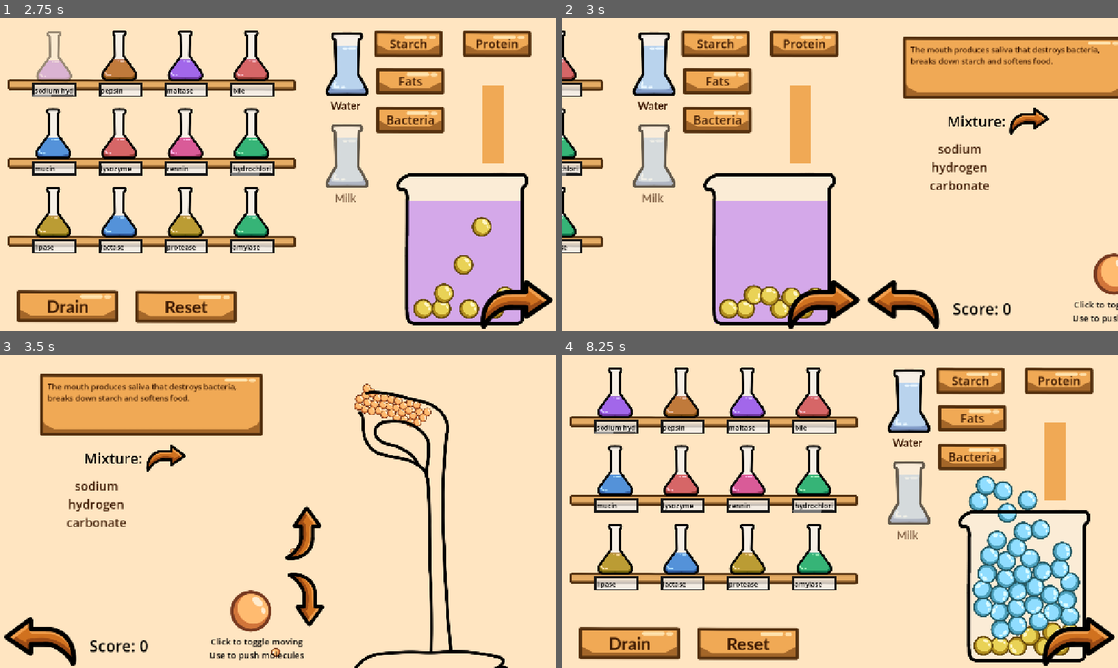
Above: before the commit, frames 1-4 (two rows, left to right).
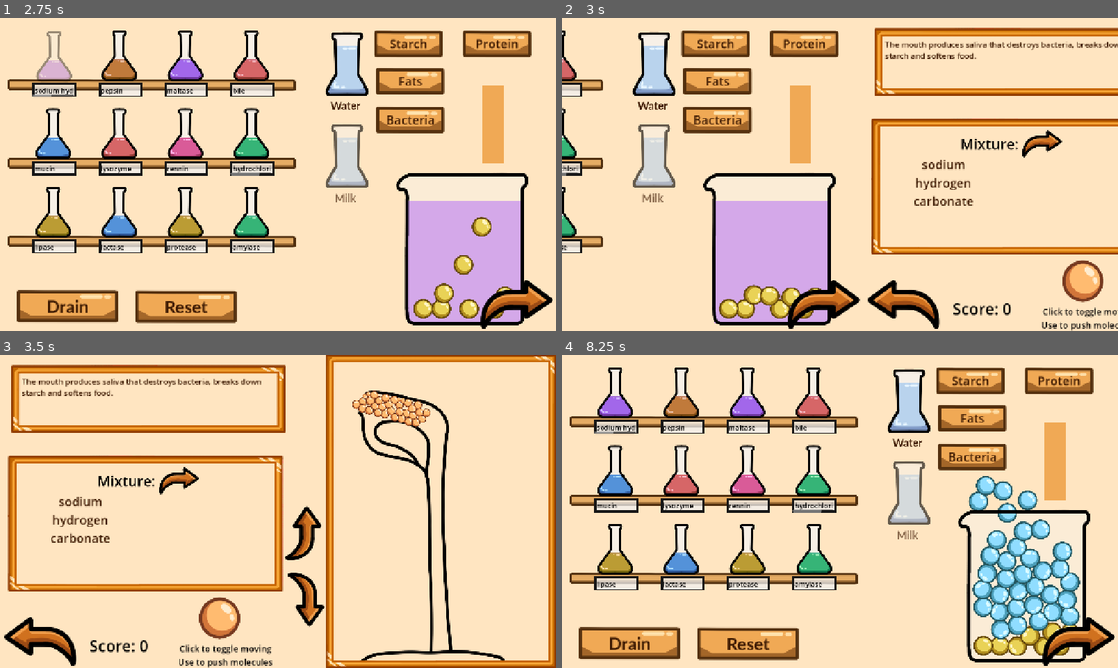
Above: after the commit, the same moments.

Repository: Fae-aof/Digestion-Junction
Game: Godot game, scene res://Digestion Track/track_level.tscn
Same seed, same stepped clock (60 frames per second), same inputs: the game is played once before the commit and once after it.
Inputs (mouse positions are in pixels of both pictures, inside the frame that each line leads up to):
- Up to frame 1 (2.75 s): click (494, 124) at 0.5 s; click "Starch" at 1.25 s; click (55, 55) at 2.02 s
- Up to frame 2 (3 s): click (1079, 305) at 2.75 s
- Up to frame 3 (3.5 s): no input
- Up to frame 4 (8.25 s): click (600, 642) at 3.5 s; click "Drain" at 4.25 s; click "Protein" at 5 s; tap Enter every 0.75 s from 5.75 to 8 s; move the mouse to (962, 495) at 5.77 s; hold Right 5.78-6.53 s; tap Alt at 5.85, 7.35 s; click (962, 495) at 5.92 s; move the mouse to (728, 527) at 6.52 s; hold Down (ui_down) 6.53-7.28 s; tap Shift at 6.6, 8.1 s; move the mouse to (895, 442) at 7.27 s; hold Right 7.28-8.03 s; move the mouse to (812, 574) at 8.02 s; hold Up from 8.03 s (still down); click (812, 574) at 8.17 s

Frame 1 is identical in both runs. In frame 2, 15% of the frame differs, in the area x 55-100%, y 3-100%; in frame 3, 23%, in the area x 1-100%, y 0-100%; in frame 4, 0.5%.

Commit message:
New screen ui for digestive track
- Tweeked the peristalsis so that it feels smoother and more satisfying
- Drew screen panels for the ui
- Added the panels and edited the ui layouts

Diff:
--- a/digestion-junction/Digestion Track/peristalsis_node.gd
+++ b/digestion-junction/Digestion Track/peristalsis_node.gd
@@ -4,7 +4,7 @@
 @onready var right_push: CollisionPolygon2D = $"Right Push"
 
 var first = true
-var decay = 20
+var decay = 23
 
 func _ready() -> void:
 	var time = 0.2
@@ -17,11 +17,11 @@
 	if first:
 		await get_tree().create_timer(0.2).timeout
 		first = false
-	var time = 0.7
+	var time = 0.6
 	var tweenR = create_tween()
-	tweenR.tween_property(right_push, "position", right_push.position + Vector2(0, 20), time)
+	tweenR.tween_property(right_push, "position", right_push.position + Vector2(0, 18), time)
 	var tweenL = create_tween()
-	tweenL.tween_property(left_push, "position", left_push.position + Vector2(0, 20), time)
+	tweenL.tween_property(left_push, "position", left_push.position + Vector2(0, 18), time)
 	decay -= 1
 	if decay <= 0:
 		queue_free()
--- a/digestion-junction/Digestion Track/peristalsis_node.tscn
+++ b/digestion-junction/Digestion Track/peristalsis_node.tscn
@@ -10,12 +10,12 @@
 
 [node name="Left Push" type="CollisionPolygon2D" parent="." unique_id=992433173]
 position = Vector2(-66, 0)
-polygon = PackedVector2Array(-32, -25, 49.845, -37, 46.845, -29, 37, -25, 23, 27, -29, 35)
+polygon = PackedVector2Array(-32, -25, 55, -37, 45, -25, 35, -22, 23, 17, -29, 22)
 
 [node name="Right Push" type="CollisionPolygon2D" parent="." unique_id=1066573836]
 position = Vector2(66, 0)
 scale = Vector2(-1, 1)
-polygon = PackedVector2Array(-32, -25, 47, -37, 44, -30, 33, -24, 23, 28, -32, 31)
+polygon = PackedVector2Array(-32, -25, 50, -37, 44, -27, 31, -21, 23, 15, -32, 23)
 
 [node name="Area2D" type="Area2D" parent="." unique_id=786581198 groups=["peri"]]
 
--- a/digestion-junction/Digestion Track/track.gd
+++ b/digestion-junction/Digestion Track/track.gd
@@ -87,5 +87,5 @@
 		for i in peristalsis_parent.get_children():
 			i.move()
 		cooldown -= 1
-		await get_tree().create_timer(0.8).timeout
+		await get_tree().create_timer(0.6).timeout
 		peri_ready = true
--- a/digestion-junction/Digestion Track/track_level.gd
+++ b/digestion-junction/Digestion Track/track_level.gd
@@ -9,7 +9,10 @@
 @onready var part_label: Label = $"Part Label"
 @onready var track: StaticBody2D = $"Track Spot/Track"
 @onready var score: Label = $Score
-@onready var components: GridContainer = $Components
+@onready var components: GridContainer = $Answers2/MarginContainer/Components
+
+
+var at_lab = true
 
 @onready var answer_text: RichTextLabel = $Answers/MarginContainer/RichTextLabel
 var labels
@@ -25,10 +28,11 @@
 
 var not_moving = true
 
-var sections = ["At Mouth", "At Stomach", "At Small Intestine"]
+var sections = 0
 var guide = ["The mouth produces saliva that destroys bacteria, breaks down starch and softens food."]
 
 #Peristalsis
+var peri_startable = false
 @onready var but_mark2: Marker2D = $"Game Panel/Marker2D"
 @onready var but_mark: Marker2D = $"Game Panel/Marker2D2"
 @onready var button: Button = $"Game Panel/Button"
@@ -36,33 +40,38 @@
 
 func _process(delta: float) -> void:
 	score.text = "Score: " + str(track.score)
+	if sections > 0 and peri_startable:
+		game_panel.show()
 
 
 func _ready() -> void:
 	labels = components.get_children()
-	part_label.text = sections.pop_front()
 	answers = track.current_ans
 	answer_text.text = guide[0]
 	track.connect("peri_start", peri_start)
 
 func _on_to_track_pressed() -> void:
-	for i in labels:
-		i.text = ""
-		i.add_theme_color_override("font_color", Color("3c1902"))
-	var count = 0
-	for i in solution_maker.components:
-		labels[count].text = i
-		count += 1
-	var tween = create_tween()
-	tween.tween_property(camera, "global_position", camera.global_position + Vector2(1280, 0), 0.4)
+	if at_lab:
+		for i in labels:
+			i.text = ""
+			i.add_theme_color_override("font_color", Color("3c1902"))
+		var count = 0
+		for i in solution_maker.components:
+			labels[count].text = i
+			count += 1
+		var tween = create_tween()
+		tween.tween_property(camera, "global_position", camera.global_position + Vector2(1280, 0), 0.4)
+		at_lab = false
 
 func _on_to_lab_pressed() -> void:
-	var tween = create_tween()
-	tween.tween_property(camera, "global_position", camera.global_position - Vector2(1280, 0), 0.4)
-
+	if !at_lab:
+		var tween = create_tween()
+		tween.tween_property(camera, "global_position", camera.global_position - Vector2(1280, 0), 0.4)
+		at_lab = true
 
 func _on_pour_solution_pressed() -> void:
 	track.area_complete()
+	sections += 1
 	var incorrect = solution_maker.components.duplicate()
 	for i in solution_maker.components:
 		if answers.has(i):
@@ -70,7 +79,6 @@
 			if !correct.has(i):
 				correct.append(i)
 				done_count += 1
-	label.text = ""
 	for i in labels:
 		if correct.has(i.text):
 			i.add_theme_color_override("font_color", Color("196b00"))
@@ -81,8 +89,6 @@
 		answers = track.current_ans
 		correct = []
 		done_count = 0
-		if sections != []:
-			part_label.text = sections.pop_front()
 	#for i in correct:
 		#label.push_color("196b00")
 		#label.append_text(i + "\n")
@@ -138,7 +144,7 @@
 
 func _on_button_pressed() -> void:
 	button.global_position = Vector2(randf_range(but_mark.global_position.x, but_mark2.global_position.x), randf_range(but_mark.global_position.y, but_mark2.global_position.y))
-	track.decay = 1
+	track.decay = 1.5
 
 func peri_start():
-	game_panel.show()
+	peri_startable = true
--- a/digestion-junction/Digestion Track/track_level.tscn
+++ b/digestion-junction/Digestion Track/track_level.tscn
@@ -8,11 +8,11 @@
 [ext_resource type="PackedScene" uid="uid://co71wxdgxlkv" path="res://Spawner/spawner.tscn" id="6_44aes"]
 [ext_resource type="Script" uid="uid://chscomoh11xkm" path="res://Digestion Track/track_spawner.gd" id="7_44aes"]
 [ext_resource type="Resource" uid="uid://boticvbrbrxsk" path="res://Digestion Track/Resources/small_mol_list.tres" id="8_x4dda"]
-[ext_resource type="StyleBox" uid="uid://dxe7ss00688x1" path="res://Styleboxes/Button Orange.tres" id="9_bjocj"]
 [ext_resource type="PackedScene" uid="uid://d2a7eqi5tg1lh" path="res://Digestion Track/Track Molecule.tscn" id="9_hoved"]
+[ext_resource type="StyleBox" uid="uid://br3eucqjtj0sg" path="res://Styleboxes/Orange Screen.tres" id="10_vp72e"]
 [ext_resource type="Texture2D" uid="uid://dj21tvj7oexi1" path="res://Sprites/Molecules/mol_maltose.png" id="11_hoved"]
 [ext_resource type="Script" uid="uid://b6m6hpnev7tx3" path="res://Digestion Track/push.gd" id="12_c1ukn"]
-[ext_resource type="StyleBox" uid="uid://cab7kik7st1l2" path="res://Styleboxes/Text Input White.tres" id="13_vp72e"]
+[ext_resource type="Texture2D" uid="uid://ci5311r6qhqwo" path="res://Sprites/Artboard 2.png" id="13_vp72e"]
 [ext_resource type="Texture2D" uid="uid://bfol37kc2g5p1" path="res://Sprites/Molecules/mol_starch.png" id="14_4e0s8"]
 
 [sub_resource type="StyleBoxFlat" id="StyleBoxFlat_1vivr"]
@@ -20,6 +20,13 @@
 
 [sub_resource type="CircleShape2D" id="CircleShape2D_1vivr"]
 radius = 41.04875
+
+[sub_resource type="StyleBoxTexture" id="StyleBoxTexture_4e0s8"]
+texture = ExtResource("13_vp72e")
+texture_margin_left = 35.0
+texture_margin_top = 35.0
+texture_margin_right = 35.0
+texture_margin_bottom = 35.0
 
 [node name="Track Level" type="CanvasLayer" unique_id=1752386766]
 layer = 2
@@ -63,78 +70,57 @@
 [node name="Camera2D" type="Camera2D" parent="." unique_id=529686251 groups=["movable"]]
 anchor_mode = 0
 
-[node name="Solution Marker" type="Marker2D" parent="." unique_id=785830186]
-position = Vector2(1872.9999, 448)
-scale = Vector2(1.5875236, 1.5875236)
-
-[node name="Spawner" parent="." unique_id=261790585 instance=ExtResource("6_44aes")]
-position = Vector2(2174, 112)
+[node name="Track Spot" type="Node2D" parent="." unique_id=14424720]
+top_level = true
+position = Vector2(2315, 169)
+
+[node name="Track" parent="Track Spot" unique_id=1179901484 instance=ExtResource("5_x4dda")]
+position = Vector2(-22, 534)
+
+[node name="Track Spawner" parent="Track Spot" unique_id=261790585 instance=ExtResource("6_44aes")]
+position = Vector2(-141, -57)
 script = ExtResource("7_44aes")
 molecule_list = ExtResource("8_x4dda")
 small_mol = ExtResource("9_hoved")
 num = 35
 cooldown = 5.0
 
-[node name="Bottom_Right" parent="Spawner" index="1" unique_id=41511551]
+[node name="Bottom_Right" parent="Track Spot/Track Spawner" index="1" unique_id=41511551]
 position = Vector2(19, 9)
 
-[node name="Track Spot" type="Node2D" parent="." unique_id=14424720]
-top_level = true
-position = Vector2(2315, 169)
-
-[node name="Track" parent="Track Spot" unique_id=1179901484 instance=ExtResource("5_x4dda")]
-position = Vector2(-22, 534)
-
-[node name="Components List" type="Panel" parent="." unique_id=2067161380 groups=["movable"]]
-visible = false
+[node name="Track Screen" type="Panel" parent="." unique_id=2067161380 groups=["movable"]]
 anchors_preset = 1
 anchor_left = 1.0
 anchor_right = 1.0
-offset_left = 887.0
-offset_top = 31.0
-offset_right = 1178.0
-offset_bottom = 337.0
+offset_left = 749.0
+offset_top = -3.0
+offset_right = 1282.0
+offset_bottom = 721.0
 grow_horizontal = 0
-theme_override_styles/panel = ExtResource("9_bjocj")
-
-[node name="MarginContainer" type="MarginContainer" parent="Components List" unique_id=1269726109]
+theme_override_styles/panel = ExtResource("10_vp72e")
+
+[node name="Answers" type="Panel" parent="." unique_id=1169240014 groups=["movable"]]
+anchors_preset = 1
+anchor_left = 1.0
+anchor_right = 1.0
+offset_left = 25.0
+offset_top = 23.0
+offset_right = 658.0
+offset_bottom = 179.0
+grow_horizontal = 0
+theme_override_styles/panel = ExtResource("10_vp72e")
+
+[node name="MarginContainer" type="MarginContainer" parent="Answers" unique_id=2098558659]
 layout_mode = 1
 anchors_preset = 15
 anchor_right = 1.0
 anchor_bottom = 1.0
 grow_horizontal = 2
 grow_vertical = 2
-theme_override_constants/margin_left = 20
-theme_override_constants/margin_top = 20
-theme_override_constants/margin_right = 20
-theme_override_constants/margin_bottom = 20
-
-[node name="RichTextLabel" type="RichTextLabel" parent="Components List/MarginContainer" unique_id=815600437]
-layout_mode = 2
-theme_override_font_sizes/normal_font_size = 24
-
-[node name="Answers" type="Panel" parent="." unique_id=1169240014 groups=["movable"]]
-anchors_preset = 1
-anchor_left = 1.0
-anchor_right = 1.0
-offset_left = 89.0
-offset_top = 40.0
-offset_right = 609.0
-offset_bottom = 189.0
-grow_horizontal = 0
-theme_override_styles/panel = ExtResource("9_bjocj")
-
-[node name="MarginContainer" type="MarginContainer" parent="Answers" unique_id=2098558659]
-layout_mode = 1
-anchors_preset = 15
-anchor_right = 1.0
-anchor_bottom = 1.0
-grow_horizontal = 2
-grow_vertical = 2
-theme_override_constants/margin_left = 20
-theme_override_constants/margin_top = 20
-theme_override_constants/margin_right = 20
-theme_override_constants/margin_bottom = 20
+theme_override_constants/margin_left = 25
+theme_override_constants/margin_top = 25
+theme_override_constants/margin_right = 25
+theme_override_constants/margin_bottom = 25
 
 [node name="RichTextLabel" type="RichTextLabel" parent="Answers/MarginContainer" unique_id=981664788]
 layout_mode = 2
@@ -182,10 +168,10 @@
 text = "Score: "
 
 [node name="Push" type="Button" parent="." unique_id=1504845376 groups=["movable"]]
-offset_left = 1803.0
-offset_top = 536.0
-offset_right = 1911.0
-offset_bottom = 644.0
+offset_left = 1731.0
+offset_top = 552.0
+offset_right = 1839.0
+offset_bottom = 660.0
 pivot_offset = Vector2(52, 56)
 icon = ExtResource("11_hoved")
 flat = true
@@ -209,11 +195,132 @@
 Use to push molecules"
 horizontal_alignment = 1
 
-[node name="Pour Solution" type="Button" parent="." unique_id=968672212 groups=["movable"]]
-offset_left = 1468.0
-offset_top = 204.0
-offset_right = 1911.6366
-offset_bottom = 326.0
+[node name="Answers2" type="Panel" parent="." unique_id=1261696820 groups=["movable"]]
+anchors_preset = 1
+anchor_left = 1.0
+anchor_right = 1.0
+offset_left = 19.0
+offset_top = 231.0
+offset_right = 652.0
+offset_bottom = 545.0
+grow_horizontal = 0
+theme_override_styles/panel = ExtResource("10_vp72e")
+
+[node name="MarginContainer" type="MarginContainer" parent="Answers2" unique_id=84726359 groups=["movable"]]
+layout_mode = 1
+anchors_preset = 15
+anchor_right = 1.0
+anchor_bottom = 1.0
+grow_horizontal = 2
+grow_vertical = 2
+theme_override_constants/margin_left = 20
+theme_override_constants/margin_top = 89
+theme_override_constants/margin_right = 20
+theme_override_constants/margin_bottom = 20
+
+[node name="Components" type="GridContainer" parent="Answers2/MarginContainer" unique_id=246910602 groups=["movable"]]
+layout_mode = 2
+size_flags_horizontal = 4
+size_flags_vertical = 4
+theme_override_constants/h_separation = 20
+columns = 3
+
+[node name="Label" type="Label" parent="Answers2/MarginContainer/Components" unique_id=1157815933]
+custom_minimum_size = Vector2(130, 0)
+layout_mode = 2
+size_flags_horizontal = 4
+theme_override_colors/font_color = Color(0.23529412, 0.09803922, 0.007843138, 1)
+theme_override_font_sizes/font_size = 28
+text = "Starch"
+horizontal_alignment = 1
+autowrap_mode = 2
+
+[node name="Label2" type="Label" parent="Answers2/MarginContainer/Components" unique_id=904629848]
+custom_minimum_size = Vector2(130, 0)
+layout_mode = 2
+size_flags_horizontal = 4
+theme_override_colors/font_color = Color(0.23529412, 0.09803922, 0.007843138, 1)
+theme_override_font_sizes/font_size = 28
+text = "Starch"
+horizontal_alignment = 1
+autowrap_mode = 2
+
+[node name="Label3" type="Label" parent="Answers2/MarginContainer/Components" unique_id=322065580]
+custom_minimum_size = Vector2(130, 0)
+layout_mode = 2
+size_flags_horizontal = 4
+theme_override_colors/font_color = Color(0.23529412, 0.09803922, 0.007843138, 1)
+theme_override_font_sizes/font_size = 28
+text = "Starch"
+horizontal_alignment = 1
+autowrap_mode = 2
+
+[node name="Label4" type="Label" parent="Answers2/MarginContainer/Components" unique_id=142363359]
+custom_minimum_size = Vector2(130, 0)
+layout_mode = 2
+size_flags_horizontal = 4
+theme_override_colors/font_color = Color(0.23529412, 0.09803922, 0.007843138, 1)
+theme_override_font_sizes/font_size = 28
+text = "Starch"
+horizontal_alignment = 1
+autowrap_mode = 2
+
+[node name="Label5" type="Label" parent="Answers2/MarginContainer/Components" unique_id=1776962081]
+custom_minimum_size = Vector2(130, 0)
+layout_mode = 2
+size_flags_horizontal = 4
+theme_override_colors/font_color = Color(0.23529412, 0.09803922, 0.007843138, 1)
+theme_override_font_sizes/font_size = 28
+text = "Starch"
+horizontal_alignment = 1
+autowrap_mode = 2
+
+[node name="Label6" type="Label" parent="Answers2/MarginContainer/Components" unique_id=1987434540]
+custom_minimum_size = Vector2(130, 0)
+layout_mode = 2
+size_flags_horizontal = 4
+theme_override_colors/font_color = Color(0.23529412, 0.09803922, 0.007843138, 1)
+theme_override_font_sizes/font_size = 28
+text = "Starch"
+horizontal_alignment = 1
+autowrap_mode = 2
+
+[node name="Label7" type="Label" parent="Answers2/MarginContainer/Components" unique_id=800144340]
+custom_minimum_size = Vector2(130, 0)
+layout_mode = 2
+size_flags_horizontal = 4
+theme_override_colors/font_color = Color(0.23529412, 0.09803922, 0.007843138, 1)
+theme_override_font_sizes/font_size = 28
+text = "Starch"
+horizontal_alignment = 1
+autowrap_mode = 2
+
+[node name="Label8" type="Label" parent="Answers2/MarginContainer/Components" unique_id=1758487664]
+custom_minimum_size = Vector2(130, 0)
+layout_mode = 2
+size_flags_horizontal = 4
+theme_override_colors/font_color = Color(0.23529412, 0.09803922, 0.007843138, 1)
+theme_override_font_sizes/font_size = 28
+text = "Starch"
+horizontal_alignment = 1
+autowrap_mode = 2
+
+[node name="Label9" type="Label" parent="Answers2/MarginContainer/Components" unique_id=1084656157]
+custom_minimum_size = Vector2(130, 0)
+layout_mode = 2
+size_flags_horizontal = 4
+theme_override_colors/font_color = Color(0.23529412, 0.09803922, 0.007843138, 1)
+theme_override_font_sizes/font_size = 28
+text = "Starch"
+horizontal_alignment = 1
+autowrap_mode = 2
+
+[node name="Pour Solution" type="Button" parent="Answers2" unique_id=968672212 groups=["movable"]]
+layout_mode = 0
+offset_left = 199.0
+offset_top = 25.0
+offset_right = 642.6366
+offset_bottom = 147.0
 scale = Vector2(0.55, 0.55)
 theme_override_colors/font_color = Color(0, 0, 0, 1)
 theme_override_font_sizes/font_size = 60
@@ -222,99 +329,41 @@
 flat = true
 icon_alignment = 2
 
-[node name="Components" type="GridContainer" parent="." unique_id=246910602 groups=["movable"]]
-offset_left = 1437.0
-offset_top = 282.0
-offset_right = 1741.0001
-offset_bottom = 519.0
-theme_override_constants/h_separation = 20
-columns = 2
-
-[node name="Label" type="Label" parent="Components" unique_id=1157815933]
-custom_minimum_size = Vector2(130, 0)
-layout_mode = 2
-theme_override_colors/font_color = Color(0.23529412, 0.09803922, 0.007843138, 1)
-theme_override_font_sizes/font_size = 28
-text = "Starch"
-horizontal_alignment = 1
-autowrap_mode = 2
-
-[node name="Label2" type="Label" parent="Components" unique_id=904629848]
-custom_minimum_size = Vector2(130, 0)
-layout_mode = 2
-theme_override_colors/font_color = Color(0.23529412, 0.09803922, 0.007843138, 1)
-theme_override_font_sizes/font_size = 28
-text = "Starch"
-horizontal_alignment = 1
-autowrap_mode = 2
-
-[node name="Label3" type="Label" parent="Components" unique_id=322065580]
-custom_minimum_size = Vector2(130, 0)
-layout_mode = 2
-theme_override_colors/font_color = Color(0.23529412, 0.09803922, 0.007843138, 1)
-theme_override_font_sizes/font_size = 28
-text = "Starch"
-horizontal_alignment = 1
-autowrap_mode = 2
-
-[node name="Label4" type="Label" parent="Components" unique_id=142363359]
-custom_minimum_size = Vector2(130, 0)
-layout_mode = 2
-theme_override_colors/font_color = Color(0.23529412, 0.09803922, 0.007843138, 1)
-theme_override_font_sizes/font_size = 28
-text = "Starch"
-horizontal_alignment = 1
-autowrap_mode = 2
-
-[node name="Label5" type="Label" parent="Components" unique_id=1776962081]
-custom_minimum_size = Vector2(130, 0)
-layout_mode = 2
-theme_override_colors/font_color = Color(0.23529412, 0.09803922, 0.007843138, 1)
-theme_override_font_sizes/font_size = 28
-text = "Starch"
-horizontal_alignment = 1
-autowrap_mode = 2
-
-[node name="Label6" type="Label" parent="Components" unique_id=1987434540]
-custom_minimum_size = Vector2(130, 0)
-layout_mode = 2
-theme_override_colors/font_color = Color(0.23529412, 0.09803922, 0.007843138, 1)
-theme_override_font_sizes/font_size = 28
-text = "Starch"
-horizontal_alignment = 1
-autowrap_mode = 2
-
-[node name="Game Panel" type="Panel" parent="." unique_id=1675243265 groups=["movable"]]
+[node name="Game Panel" type="Panel" parent="." unique_id=941797776 groups=["movable"]]
 visible = false
-offset_left = 1352.0
-offset_top = 81.0
-offset_right = 1875.0
-offset_bottom = 635.0
-theme_override_styles/panel = ExtResource("13_vp72e")
+anchors_preset = 1
+anchor_left = 1.0
+anchor_right = 1.0
+offset_left = 19.0
+offset_top = 231.0
+offset_right = 652.0
+offset_bottom = 545.0
+grow_horizontal = 0
+theme_override_styles/panel = SubResource("StyleBoxTexture_4e0s8")
 
 [node name="Button" type="Button" parent="Game Panel" unique_id=177871510]
 layout_mode = 0
-offset_left = 214.99998
-offset_top = 230.99998
-offset_right = 323.0
-offset_bottom = 339.0
+offset_left = 530.0
+offset_top = 212.99998
+offset_right = 638.0
+offset_bottom = 321.0
 scale = Vector2(0.7, 0.7)
 icon = ExtResource("14_4e0s8")
 flat = true
 icon_alignment = 1
 
 [node name="Marker2D" type="Marker2D" parent="Game Panel" unique_id=634532084]
-position = Vector2(425, 469)
+position = Vector2(527, 212)
 
 [node name="Marker2D2" type="Marker2D" parent="Game Panel" unique_id=1642215591]
-position = Vector2(26, 25)
+position = Vector2(33, 35)
 
 [connection signal="pressed" from="To Track" to="." method="_on_to_track_pressed"]
 [connection signal="pressed" from="To Lab" to="." method="_on_to_lab_pressed"]
 [connection signal="pressed" from="Up" to="." method="_on_up_pressed"]
 [connection signal="pressed" from="Down" to="." method="_on_down_pressed"]
 [connection signal="pressed" from="Push" to="Push" method="_on_pressed"]
-[connection signal="pressed" from="Pour Solution" to="." method="_on_pour_solution_pressed"]
+[connection signal="pressed" from="Answers2/Pour Solution" to="." method="_on_pour_solution_pressed"]
 [connection signal="pressed" from="Game Panel/Button" to="." method="_on_button_pressed"]
 
-[editable path="Spawner"]
+[editable path="Track Spot/Track Spawner"]
--- /dev/null
+++ b/digestion-junction/Styleboxes/Orange Screen Thick.tres
@@ -0,0 +1,10 @@
+[gd_resource type="StyleBoxTexture" format=3 uid="uid://bxq1kecmlpbc4"]
+
+[ext_resource type="Texture2D" uid="uid://dl67nwkwqjjxw" path="res://Sprites/Screen Panel Frame.png" id="1_38q5d"]
+
+[resource]
+texture = ExtResource("1_38q5d")
+texture_margin_left = 35.0
+texture_margin_top = 35.0
+texture_margin_right = 35.0
+texture_margin_bottom = 35.0
--- /dev/null
+++ b/digestion-junction/Styleboxes/Orange Screen.tres
@@ -0,0 +1,10 @@
+[gd_resource type="StyleBoxTexture" format=3 uid="uid://br3eucqjtj0sg"]
+
+[ext_resource type="Texture2D" uid="uid://dycl0sowdorj7" path="res://Sprites/Screen Frame Thinner.png" id="1_d0p0w"]
+
+[resource]
+texture = ExtResource("1_d0p0w")
+texture_margin_left = 35.0
+texture_margin_top = 35.0
+texture_margin_right = 35.0
+texture_margin_bottom = 35.0
--- a/digestion-junction/project.godot
+++ b/digestion-junction/project.godot
@@ -23,7 +23,6 @@
 
 window/size/viewport_width=1280
 window/size/viewport_height=720
-window/size/mode=2
 window/stretch/mode="canvas_items"
 window/stretch/aspect="expand"
 
Binary file added: digestion-junction/Sprites/Artboard 2.png
Not shown, added: digestion-junction/Sprites/Artboard 2.png.import
Binary file added: digestion-junction/Sprites/Screen Frame Thinner.png
Not shown, added: digestion-junction/Sprites/Screen Frame Thinner.png.import
Binary file added: digestion-junction/Sprites/Screen Frame.png
Not shown, added: digestion-junction/Sprites/Screen Frame.png.import
Binary file added: digestion-junction/Sprites/Screen Panel Frame.png
Not shown, added: digestion-junction/Sprites/Screen Panel Frame.png.import
Binary file added: digestion-junction/Sprites/Screen Panel filled.png
Not shown, added: digestion-junction/Sprites/Screen Panel filled.png.import
Binary file added: digestion-junction/Sprites/Screen Panel.png
Not shown, added: digestion-junction/Sprites/Screen Panel.png.import
